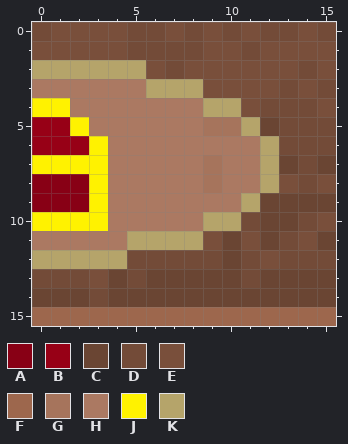
One commit to this pixel-art sprite: src/images/sprites/environments/desert/bankSign2.png. Above is the file before it was changed.
The file is 16x16 pixels. Colours within 5 levels of each other are drawn and written as one.
Palette (. is transparent): A #880015  B #970016  C #6a4533  D #734b38  E #794f3b  F #9d674d  G #a6745c  H #ab7962  J #fff200  K #b5a46a
Pixels before, first column x 0:
 0 DEEEEDDEDEDEDDED
 1 EEEEEDDDDEEDEEEE
 2 KKKKKKEDEEEEEEDE
 3 HHHHHHKKKEEEEDED
 4 JJHHHHHHHKKEDDDE
 5 BBJHHHHHHGGKCDDD
 6 BBBJHHHHHHHHKDDD
 7 JJJJHHHHHGHHKCDC
 8 AAAJHHHHHGHHKEDE
 9 AAAJHHHHHHHKCCCC
10 JJJJHHHHHKKDCCDE
11 HHHHHKKKKECECDEC
12 KKKKKDDDDDCDEDDD
13 DDDECDCCCCCDCCCC
14 CCCDCCCCCCCCCCCC
15 FFFFFFFFFFFFFFFF
The same view after the edit:
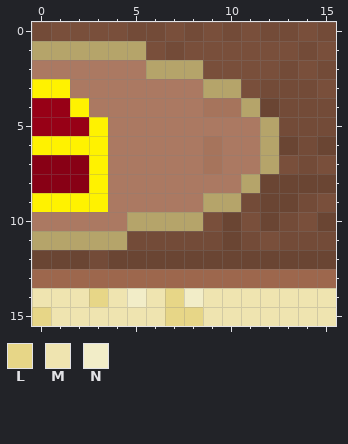
Colours new in this view: L #e7d687  M #efe4b0  N #f2edc8
What changed:
y 1: x 0..6 EEEEEDD -> KKKKKKE; x 8 D -> E; x 11 D -> E; x 14 E -> D
y 2: x 0..8 KKKKKKEDE -> HHHHHHKKK; x 13..15 EDE -> DED
y 3: x 0..1 HH -> JJ; x 6..10 KKKEE -> HHHKK; x 12 E -> D; x 14..15 ED -> DE
y 4: x 0..2 JJH -> BBJ; x 9..12 KKED -> GGKC; x 15 E -> D
y 5: x 2..3 JH -> BJ; x 9..12 GGKC -> HHHK
y 6: x 0..2 BBB -> JJJ; x 9 H -> G; x 13 D -> C; x 15 D -> C
y 7: x 0..2 JJJ -> AAA; x 13 C -> E; x 15 C -> E
y 8: x 9 G -> H; x 11..15 HKEDE -> KCCCC
y 9: x 0..2 AAA -> JJJ; x 9..11 HHK -> KKD; x 14..15 CC -> DE
y 10: x 0..3 JJJJ -> HHHH; x 5..11 HHHHKKD -> KKKKECE; x 13..15 CDE -> DEC
y 11: x 0..9 HHHHHKKKKE -> KKKKKDDDDD; x 11..12 EC -> DE; x 14..15 EC -> DD
y 12: x 0..9 KKKKKDDDDD -> CCCDCCCCCC; x 11..15 DEDDD -> CCCCC
y 13: x 0..15 DDDECDCCCCCDCCCC -> FFFFFFFFFFFFFFFF
y 14: x 0..15 CCCDCCCCCCCCCCCC -> MMMLMNMLNMMMMMMM
y 15: x 0..15 FFFFFFFFFFFFFFFF -> LMMMMMMLLMMMMMMM
